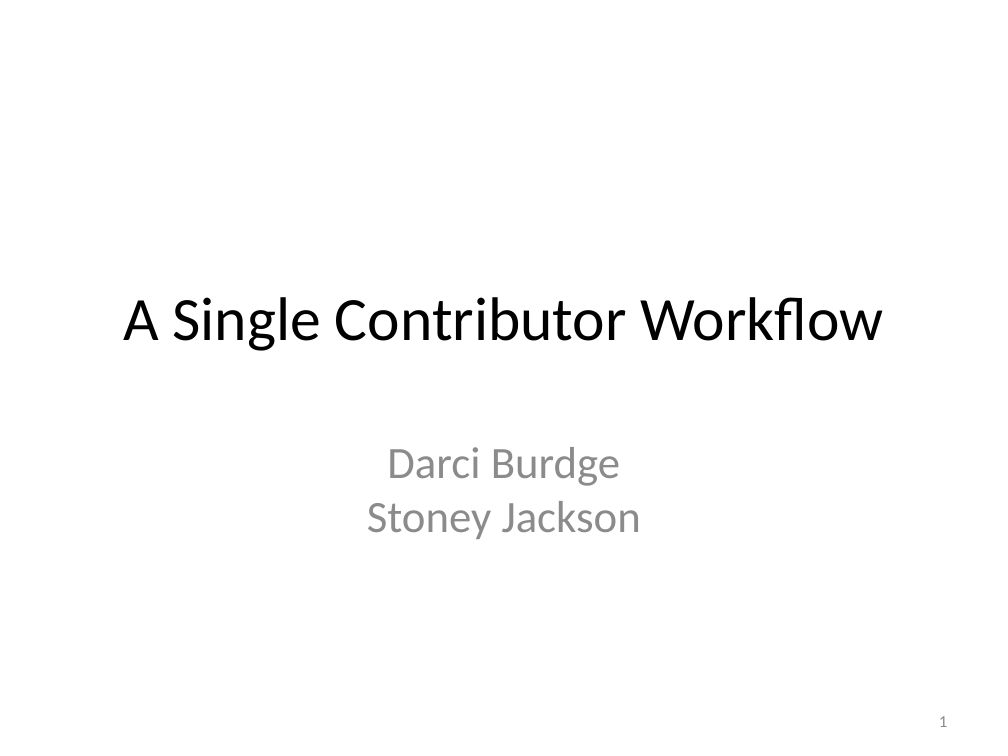
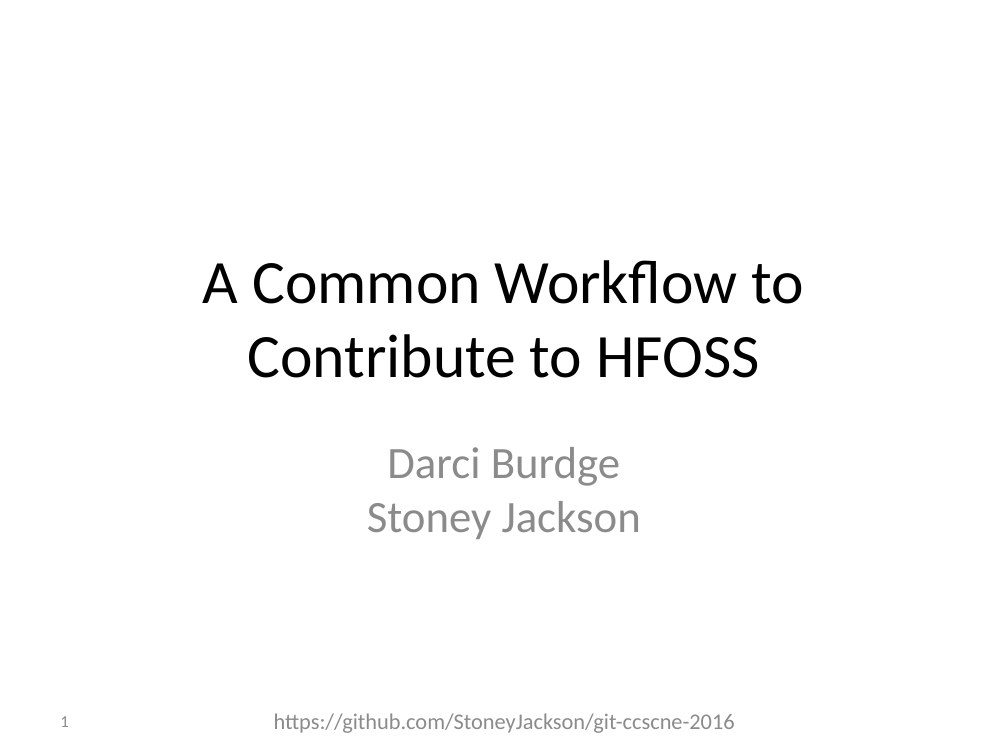
Before and after one commit to foss2serve/github-workflow-activity, a slide deck: slide 1 of tutorial2/presentation.pptx. Drawn at 1008x756 pixels with LibreOffice and Linux fonts; fonts in the diff are those of the drawing; background and template pictures are left out. Boxes give left, top, right and bottom in pixels: in the first picture for what was removed or moved away, otherwise in the second. Text is boxed around its words. In the diff, an @@ line names an element or a change of style, - is before the commit and + after.

Commit message:
Update tutorial2 slides
- Add credits slide
- Fix title
- Add license and url to footer

```diff
--- a/tutorial2/presentation.pptx
+++ b/tutorial2/presentation.pptx
@@ title at box(203, 260, 804, 378): text changed @@
-A Single Contributor Workflow
+A Common Workflow to Contribute to HFOSS
@@ page number: place and size @@
-page number at box(939, 716, 947, 727)
+page number at box(60, 716, 68, 727)
@@ page number at box(60, 716, 68, 727): alignment right to left @@
@@ text added at box(274, 713, 735, 733), 16 pt, text #8C8C8C @@
+https://github.com/StoneyJackson/git-ccscne-2016
```
Also in this commit, not shown: 43 other slides changed, 1 slide added.
